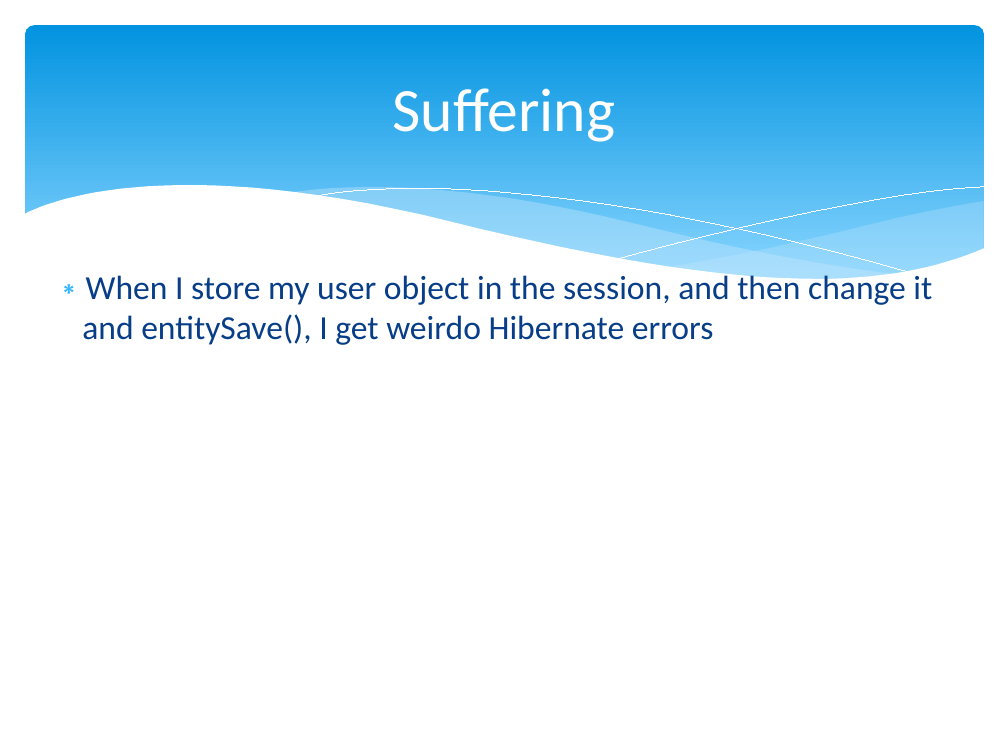
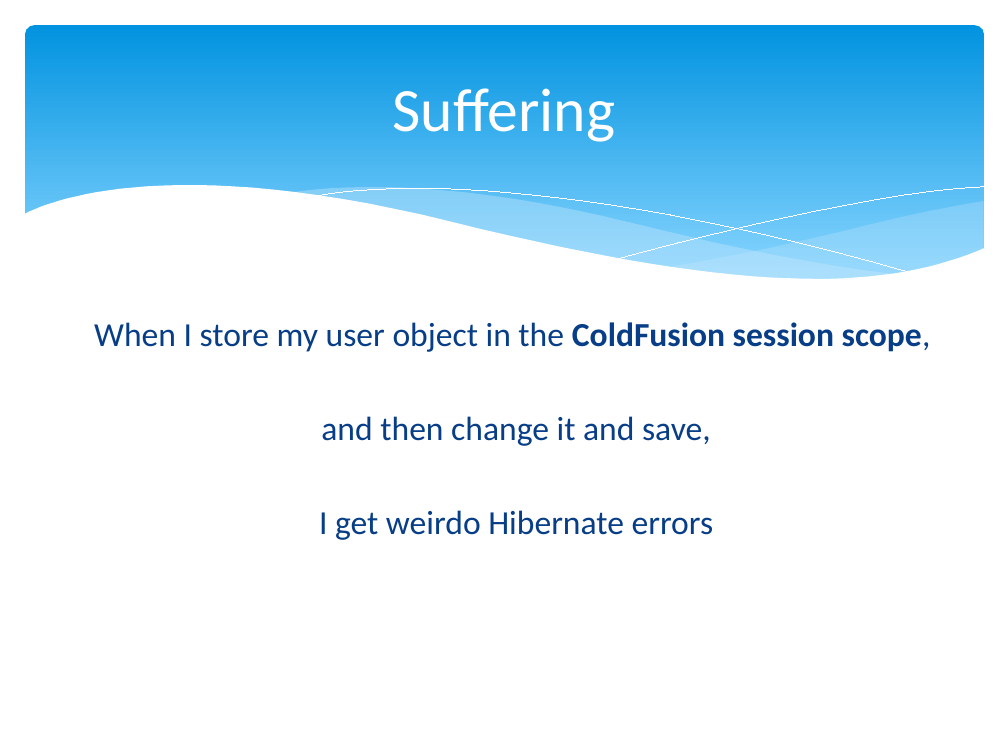
Before and after one commit to marcesher/mxunit-cfmeetups, a slide deck: slide 48 of CFObjective_ORMZen/preso/orm_zen.ppt.pptx (slide 51 before the commit). Drawn at 1008x756 pixels with LibreOffice and Linux fonts; fonts in the diff are those of the drawing. Boxes give left, top, right and bottom in pixels: in the first picture for what was removed or moved away, otherwise in the second. Text is boxed around its words. In the diff, an @@ line names an element or a change of style, - is before the commit and + after.

```diff
--- a/CFObjective_ORMZen/preso/orm_zen.ppt.pptx
+++ b/CFObjective_ORMZen/preso/orm_zen.ppt.pptx
@@ text at (x1=94, y1=322, x2=931, y2=540): text changed @@
-∗ When I store my user object in the session, and then change it and entitySave(), I get weirdo Hibernate errors
+When I store my user object in the ColdFusion session scope,
+and then change it and save,
+I get weirdo Hibernate errors
```
Also in this commit, not shown: 19 other slides changed, 2 slides added, 4 slides removed, 1 other file.
